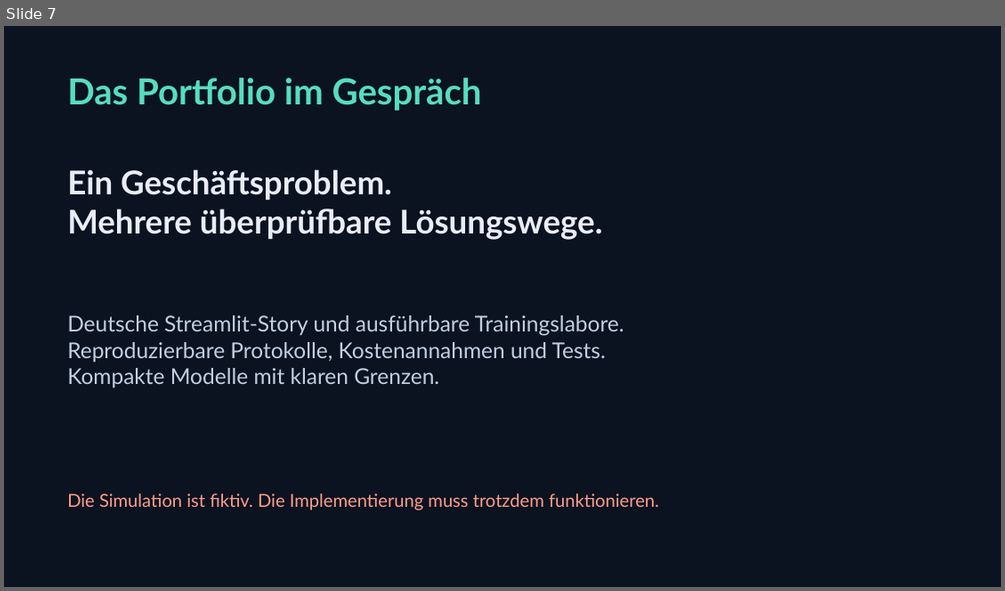
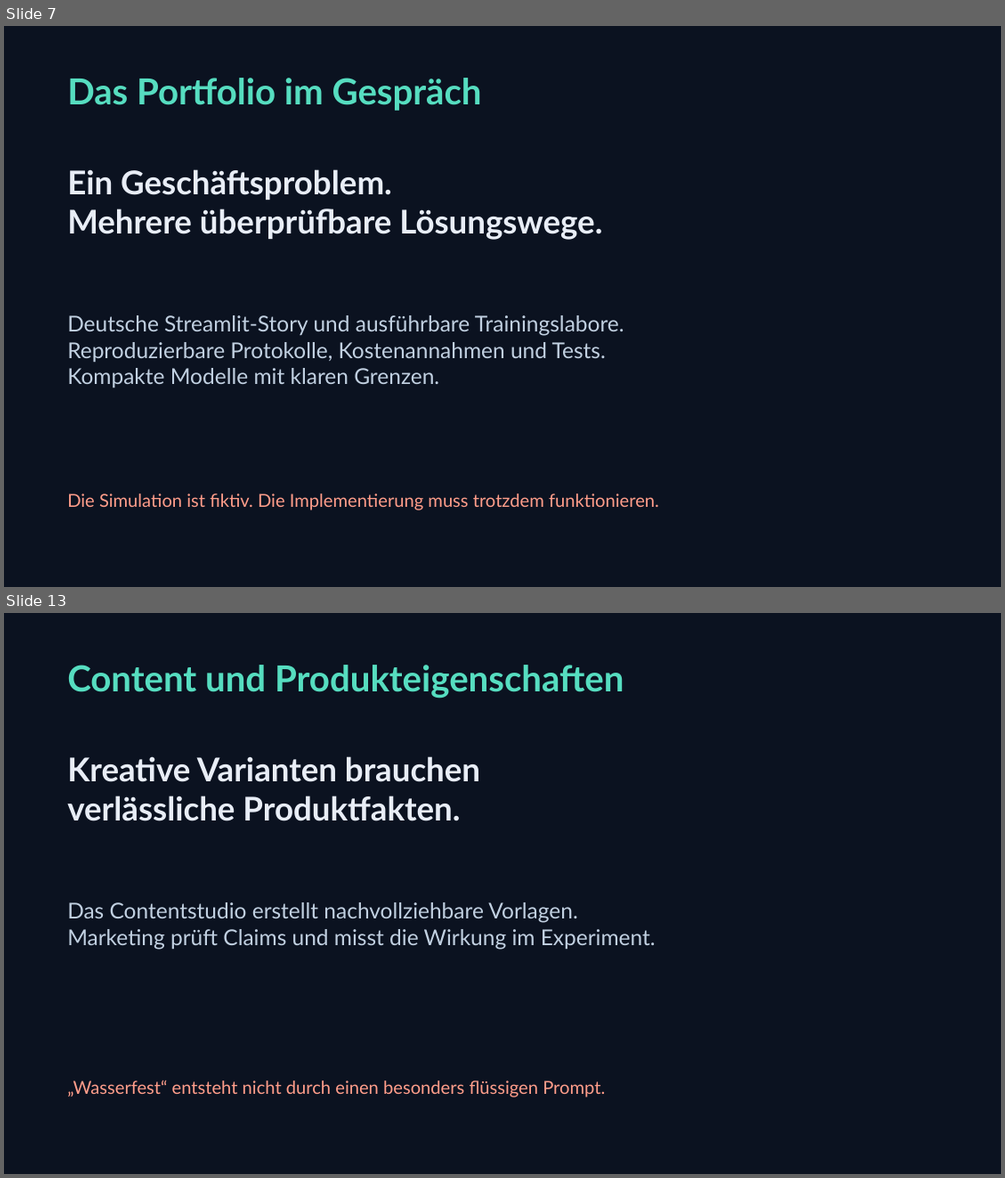
Before and after one commit to botsandbolts/Flight, a slide deck: assets/FLIGHT_Praesentation.pptx. Shown one above the other, each under a label of ours: slide 7 before the commit, slides 7 and 13 after it; the slides between them are not shown. The pictures are 1005x591 and 1005x1178 pixels, drawn with LibreOffice and Linux fonts; fonts in the diff are those of the drawing. Boxes give left, top, right and bottom in pixels: in the first picture for what was removed or moved away, otherwise in the second. Text is boxed around its words. In the diff, an @@ line names an element or a change of style, - is before the commit and + after.

```diff
--- a/assets/FLIGHT_Praesentation.pptx
+++ b/assets/FLIGHT_Praesentation.pptx
@@ slide 13 added at box(4, 613, 1001, 1174), background #0B1220 @@
@@ text added at box(67, 665, 623, 698), 34.5 pt, text #56DDC0, bold @@
+Content und Produkteigenschaften
@@ text added at box(67, 756, 480, 821), 31.5 pt, text #E8EDF6, bold @@
+Kreative Varianten brauchen
+verlässliche Produktfakten.
@@ text added at box(67, 902, 655, 949), 21 pt, text #C1D0E1 @@
+Das Contentstudio erstellt nachvollziehbare Vorlagen.
+Marketing prüft Claims und misst die Wirkung im Experiment.
@@ text added at box(67, 1079, 605, 1097), 17.2 pt, text #FF9D8A @@
+„Wasserfest“ entsteht nicht durch einen besonders flüssigen Prompt.
```
Also in this commit, not shown: 7 other slides added, 21 other files.
